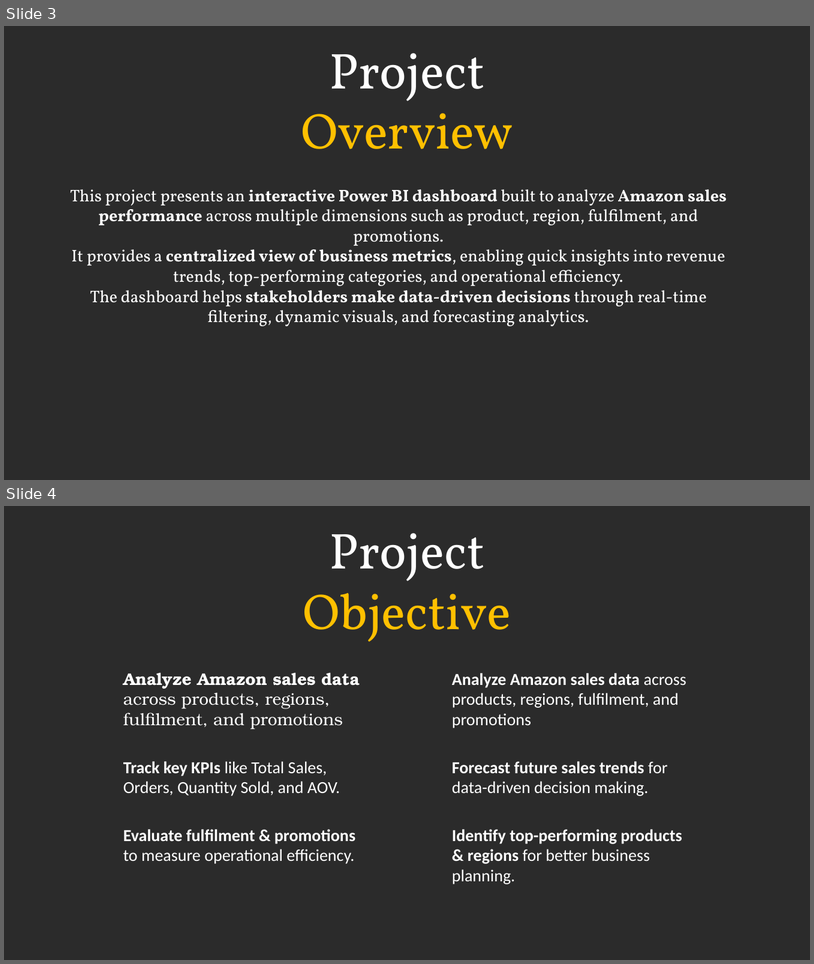
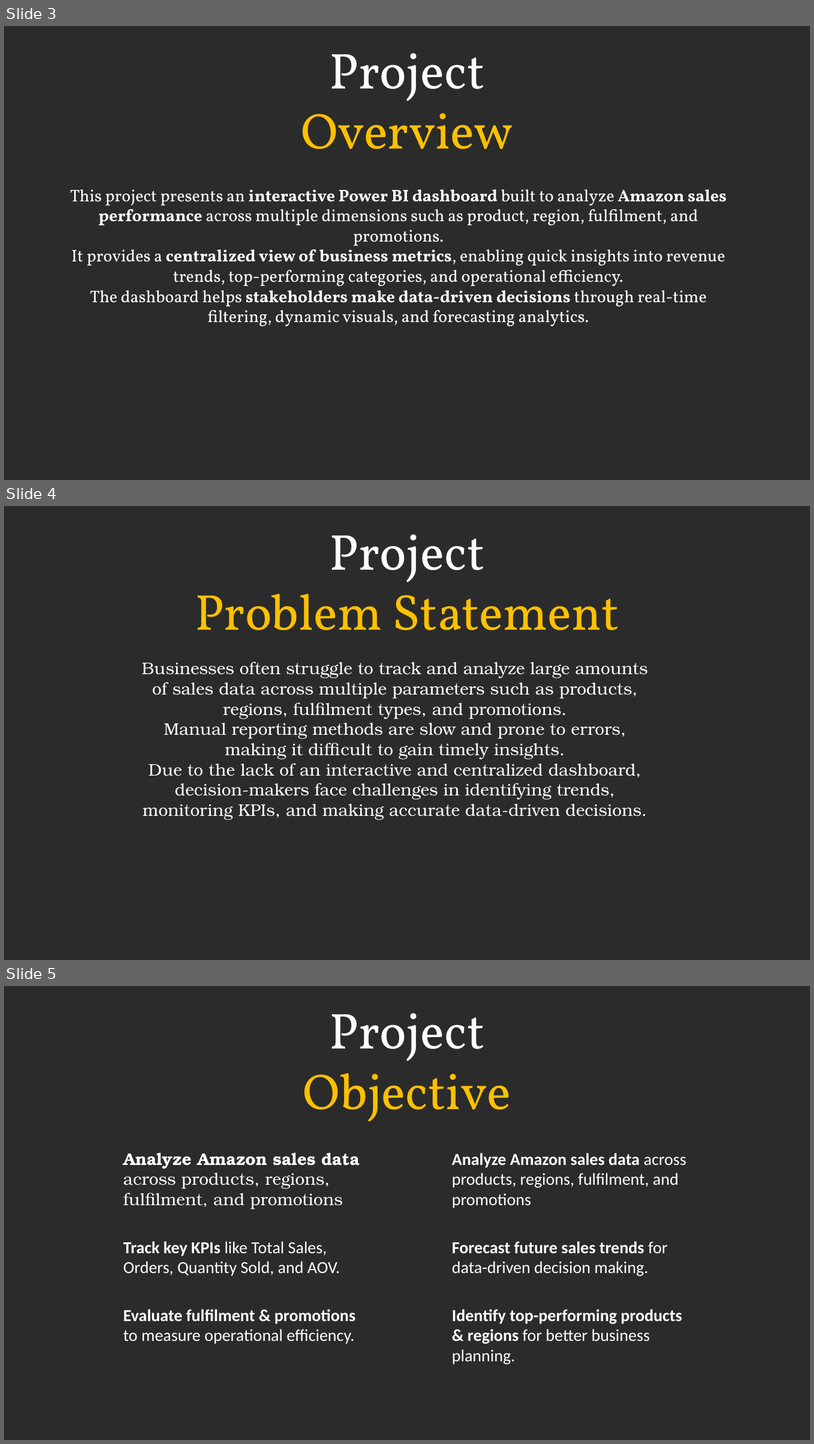
Before and after one commit to prafullwahatule/BI-Amazon-Sale-Report, a slide deck: Report/Amazon Sales Report.pptx. Shown one above the other, each under a label of ours: slides 3 and 4 before the commit, slides 3, 4 and 5 after it. The pictures are 814x964 and 814x1444 pixels, drawn with LibreOffice and Linux fonts; fonts in the diff are those of the drawing; background and template pictures are left out; a plain dark background stands for a picture behind light text. Boxes give left, top, right and bottom in pixels: in the first picture for what was removed or moved away, otherwise in the second. Text is boxed around its words. In the diff, an @@ line names an element or a change of style, - is before the commit and + after.

```diff
--- a/Report/Amazon Sales Report.pptx
+++ b/Report/Amazon Sales Report.pptx
@@ slide 4 added at box(4, 506, 810, 960), background picture (left out) @@
@@ text added at box(195, 534, 620, 630), 60 pt, text #FFC000 @@
+Project
+Problem Statement
@@ text added at box(142, 661, 648, 819), 20 pt, text #FFFFFF @@
+Businesses often struggle to track and analyze large amounts of sales data across multiple parameters such as products, regions, fulfilment types, and promotions.
+Manual reporting methods are slow and prone to errors, making it difficult to gain timely insights.
+Due to the lack of an interactive and centralized dashboard, decision-makers face challenges in identifying trends, monitoring KPIs, and making accurate data-driven decisions.
@@ what was slide 4 is now slide 5 @@
```
Also in this commit, not shown: 2 slides changed, 6 other slides added, 1 other file.
